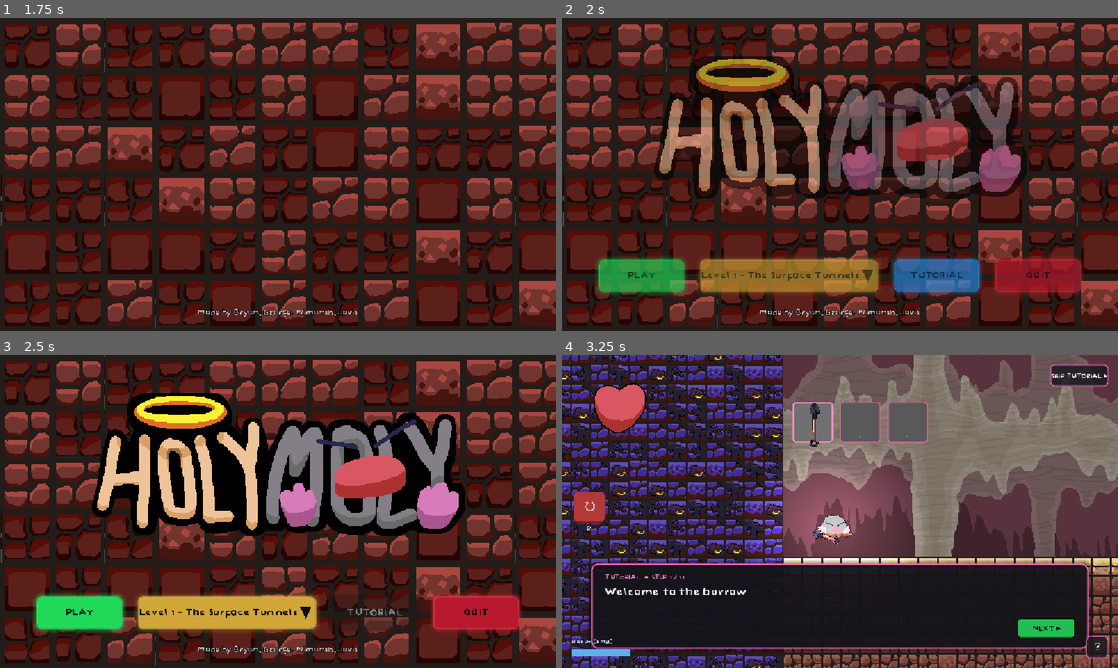
Above: before the commit, frames 1-4 (two rows, left to right).
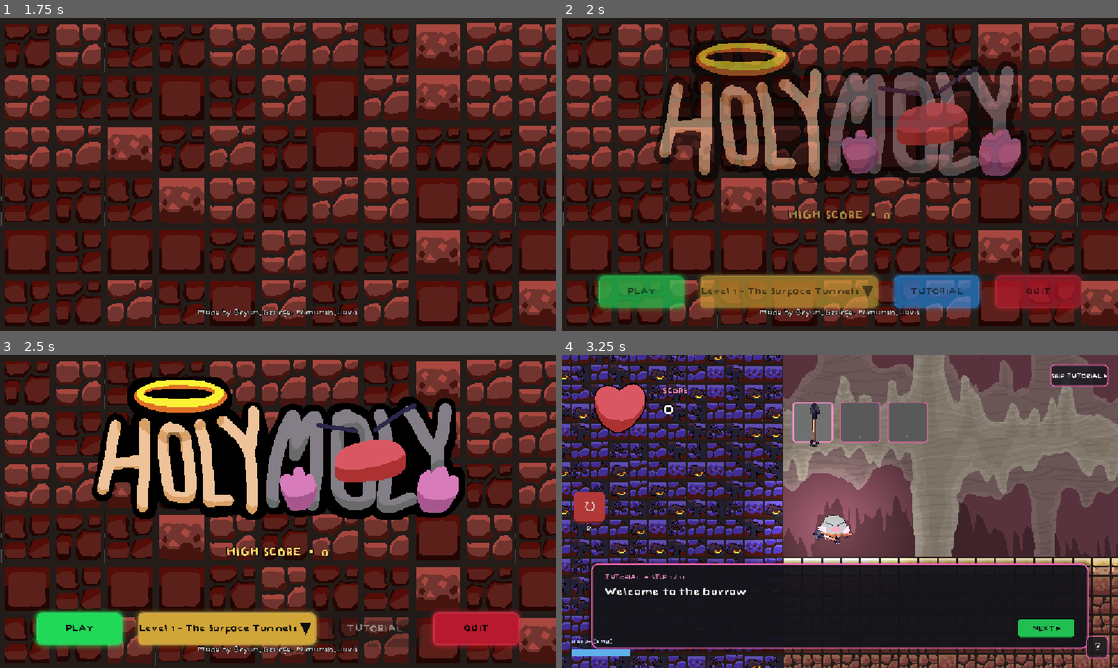
Above: after the commit, the same moments.

Repository: Geofoods/Holy-Moly
Game: Godot game, scene res://scenes/intro.tscn
Two runs of this game, one before a commit and one after it. Both use one fixed random seed, a clock stepped at 60 frames per second and the inputs below. Sound files missing from this copy of the repository are replaced by a short silence.
Inputs (mouse positions are in pixels of both pictures, inside the frame that each line leads up to):
- Up to frame 1 (1.75 s): tap Enter (ui_accept) at 0.5, 0.77, 1.52 s; move the mouse to (400, 158) at 0.52 s; hold Right (ui_right) 0.53-1.28 s; tap E at 0.6 s; click (400, 158) at 0.67 s; move the mouse to (166, 190) at 1.27 s; hold Down (ui_down) from 1.28 s (still down); tap P at 1.35 s; click (166, 190) at 1.42 s
- Up to frame 2 (2 s): keep holding Down (ui_down)
- Up to frame 3 (2.5 s): release Down (ui_down) at 2 s; click "TUTORIAL" at 2 s
- Up to frame 4 (3.25 s): click "PLAY" at 2.75 s

Frame 1 is identical in both runs. In frame 2, 25% of the frame differs, in the area x 6-94%, y 7-94%; in frame 3, 27%, in the area x 5-94%, y 7-94%; in frame 4, 0.2%.

Commit message:
Added scoring

Diff:
--- a/project.godot
+++ b/project.godot
@@ -24,6 +24,7 @@
 Bestiary="*res://scripts/bestiary_data.gd"
 LevelData="*res://scripts/level_data.gd"
 ComboManager="*res://scripts/combo_manager.gd"
+ScoreManager="*res://scripts/score_manager.gd"
 LevelMusic="*res://scripts/level_music.gd"
 
 [display]
--- a/scripts/bat_enemy.gd
+++ b/scripts/bat_enemy.gd
@@ -86,6 +86,7 @@
 func die() -> void:
 	SFX.play("enemy_death", global_position)
 	ComboManager.increment()
+	ScoreManager.add_kill(1, global_position)
 	set_physics_process(false)
 	hitbox.set_deferred("monitoring", false)
 	hurtbox.set_deferred("monitorable", false)
--- a/scripts/beetle_enemy.gd
+++ b/scripts/beetle_enemy.gd
@@ -240,6 +240,7 @@
 	visual.offset = Vector2.ZERO
 	SFX.play("enemy_death", global_position)
 	ComboManager.increment()
+	ScoreManager.add_kill(2, global_position)
 	set_physics_process(false)
 	hurtbox.set_deferred("monitorable", false)
 
--- a/scripts/boss.gd
+++ b/scripts/boss.gd
@@ -352,6 +352,7 @@
 
 func die() -> void:
 	ComboManager.increment()
+	ScoreManager.add_kill(20, global_position)
 	set_physics_process(false)
 	hurtbox.set_deferred("monitorable", false)
 	var tw := create_tween()
--- a/scripts/combo_manager.gd
+++ b/scripts/combo_manager.gd
@@ -74,7 +74,7 @@
 
 func _update_label() -> void:
 	var time_left := int(ceil(combo_timer))
-	_label.text = "COMBO x%d\n%ds" % [combo, time_left]
+	_label.text = "COMBO ×%d\n×%d SCORE  ·  %ds" % [combo, maxi(1, combo), time_left]
 
 func _get_combo_color() -> Color:
 	if combo >= 10:
--- a/scripts/enemy.gd
+++ b/scripts/enemy.gd
@@ -161,6 +161,7 @@
 	died.emit()
 	SFX.play("enemy_death", global_position)
 	ComboManager.increment()
+	ScoreManager.add_kill(1, global_position)
 	set_physics_process(false)
 	hitbox.set_deferred("monitoring", false)
 	hurtbox.set_deferred("monitorable", false)
--- a/scripts/game_over.gd
+++ b/scripts/game_over.gd
@@ -17,8 +17,39 @@
 	vbox.scale = Vector2(0.85, 0.85)
 	vbox.call_deferred("set", "pivot_offset", vbox.size / 2.0)
 	_set_buttons_enabled(false)
+	ScoreManager.finalize()
+	_add_score_display(vbox)
 
 	animate_game_over()
+
+func _add_score_display(vbox: VBoxContainer) -> void:
+	var font := load("res://Baby Doll.otf") as Font
+	var box := VBoxContainer.new()
+	box.alignment = BoxContainer.ALIGNMENT_CENTER
+	box.add_theme_constant_override("separation", 4)
+
+	var final_label := Label.new()
+	final_label.text = "FINAL SCORE:  %d" % ScoreManager.current_score
+	final_label.horizontal_alignment = HORIZONTAL_ALIGNMENT_CENTER
+	final_label.add_theme_font_override("font", font)
+	final_label.add_theme_font_size_override("font_size", 46)
+	final_label.add_theme_color_override("font_color", Color(1.0, 0.95, 0.5, 1))
+	final_label.add_theme_constant_override("outline_size", 6)
+	final_label.add_theme_color_override("font_outline_color", Color(0, 0, 0, 0.85))
+	box.add_child(final_label)
+
+	var best_label := Label.new()
+	best_label.text = "BEST:  %d" % ScoreManager.high_score
+	best_label.horizontal_alignment = HORIZONTAL_ALIGNMENT_CENTER
+	best_label.add_theme_font_override("font", font)
+	best_label.add_theme_font_size_override("font_size", 28)
+	best_label.add_theme_color_override("font_color", Color(0.95, 0.55, 0.75, 1))
+	best_label.add_theme_constant_override("outline_size", 4)
+	best_label.add_theme_color_override("font_outline_color", Color(0, 0, 0, 0.8))
+	box.add_child(best_label)
+
+	vbox.add_child(box)
+	vbox.move_child(box, 1)
 
 func animate_game_over() -> void:
 	await animate_mole_death()
@@ -97,6 +128,7 @@
 	SFX.play_ui("ui_click")
 	_fade_out_game_over_music()
 	Inventory.reset()
+	ScoreManager.start_new_run()
 	var transition := preload("res://scenes/scene_transition.tscn").instantiate()
 	get_tree().root.add_child(transition)
 	transition.change_to(Inventory.current_level_path)
--- a/scripts/goblin_enemy.gd
+++ b/scripts/goblin_enemy.gd
@@ -169,6 +169,7 @@
 	died.emit()
 	SFX.play("enemy_death", global_position)
 	ComboManager.increment()
+	ScoreManager.add_kill(2, global_position)
 	set_physics_process(false)
 	hurtbox.set_deferred("monitorable", false)
 
--- a/scripts/intro.gd
+++ b/scripts/intro.gd
@@ -39,8 +39,24 @@
 	cancel_btn.mouse_exited.connect(_on_button_unhover.bind(cancel_btn))
 
 	_setup_level_picker(level_picker)
+	_add_high_score_label()
 
 	animate_intro()
+
+func _add_high_score_label() -> void:
+	var vbox = $CenterContainer/VBoxContainer
+	var font := load("res://Baby Doll.otf") as Font
+	var label := Label.new()
+	label.name = "HighScoreLabel"
+	label.text = "HIGH SCORE  •  %d" % ScoreManager.high_score
+	label.horizontal_alignment = HORIZONTAL_ALIGNMENT_CENTER
+	label.add_theme_font_override("font", font)
+	label.add_theme_font_size_override("font_size", 30)
+	label.add_theme_color_override("font_color", Color(1.0, 0.85, 0.4, 1))
+	label.add_theme_constant_override("outline_size", 5)
+	label.add_theme_color_override("font_outline_color", Color(0, 0, 0, 0.85))
+	vbox.add_child(label)
+	vbox.move_child(label, 1)
 
 func animate_intro():
 	_intro_music = AudioStreamPlayer.new()
@@ -169,6 +185,7 @@
 	var play_btn = $CenterContainer/VBoxContainer/ButtonContainer/PlayButton
 	play_btn.disabled = true
 	Inventory.reset()
+	ScoreManager.start_new_run()
 	var picker = $CenterContainer/VBoxContainer/ButtonContainer/LevelPickerOption as OptionButton
 	var selected: int = picker.selected
 	var target := "res://scenes/main.tscn"
@@ -184,6 +201,7 @@
 	var tutorial_btn = $CenterContainer/VBoxContainer/ButtonContainer/TutorialButton
 	tutorial_btn.disabled = true
 	Inventory.reset()
+	ScoreManager.start_new_run()
 	var transition := preload("res://scenes/scene_transition.tscn").instantiate()
 	get_tree().root.add_child(transition)
 	transition.change_to("res://scenes/tutorial.tscn")
--- a/scripts/mushroom_enemy.gd
+++ b/scripts/mushroom_enemy.gd
@@ -81,6 +81,7 @@
 	fuse_active = false
 	SFX.play("explosion", global_position)
 	ComboManager.increment()
+	ScoreManager.add_kill(1, global_position)
 	_explode()
 	set_physics_process(false)
 	hurtbox.set_deferred("monitorable", false)
--- /dev/null
+++ b/scripts/score_manager.gd
@@ -0,0 +1,160 @@
+extends CanvasLayer
+
+## Global scoring system.
+##
+## Points are awarded on enemy kills, multiplied by the current combo (see
+## ComboManager). The current score is shown in a HUD during gameplay, the high
+## score is persisted to disk and survives restarts.
+
+const SAVE_PATH := "user://holy_moley_scores.cfg"
+const FONT_PATH := "res://Baby Doll.otf"
+
+var current_score := 0
+var high_score := 0
+
+var _root: Control = null
+var _value_label: Label = null
+var _pop_tween: Tween = null
+
+func _ready() -> void:
+	layer = 90
+	process_mode = Node.PROCESS_MODE_ALWAYS
+	_load_high_score()
+	_build_hud()
+
+func _process(_delta: float) -> void:
+	# The score HUD is only shown while actually playing a level (a mole exists
+	# in the scene), so it stays hidden on menus and the end screens.
+	if _root == null:
+		return
+	var in_game := get_tree().get_first_node_in_group("mole") != null
+	if _root.visible != in_game:
+		_root.visible = in_game
+
+# --- Scoring API ---------------------------------------------------------
+
+## Combo count doubles as the score multiplier (min 1x).
+func get_multiplier() -> int:
+	return maxi(1, ComboManager.combo)
+
+## Award points for a kill worth `base`, scaled by the current combo multiplier.
+## Pass the enemy's global position to spawn a floating "+points" popup.
+func add_kill(base: int, world_pos = null) -> void:
+	var mult := get_multiplier()
+	var gained := base * mult
+	current_score += gained
+	_update_label()
+	_pop_value_label()
+	if current_score > high_score:
+		high_score = current_score
+		_save_high_score()
+	if world_pos != null:
+		_spawn_popup(gained, mult, world_pos)
+
+## Start a fresh run (called when a new game begins from a menu/end screen).
+func start_new_run() -> void:
+	current_score = 0
+	_update_label()
+
+## Make sure the best score is stored (safe to call on end screens).
+func finalize() -> void:
+	if current_score > high_score:
+		high_score = current_score
+	_save_high_score()
+
+# --- Persistence ---------------------------------------------------------
+
+func _load_high_score() -> void:
+	var cfg := ConfigFile.new()
+	if cfg.load(SAVE_PATH) == OK:
+		high_score = int(cfg.get_value("score", "high_score", 0))
+
+func _save_high_score() -> void:
+	var cfg := ConfigFile.new()
+	cfg.set_value("score", "high_score", high_score)
+	cfg.save(SAVE_PATH)
+
+# --- HUD -----------------------------------------------------------------
+
+func _build_hud() -> void:
+	var font := load(FONT_PATH) as Font
+
+	_root = Control.new()
+	_root.name = "ScoreHUD"
+	_root.mouse_filter = Control.MOUSE_FILTER_IGNORE
+	_root.position = Vector2(210, 66)
+	_root.visible = false
+	add_child(_root)
+
+	var caption := Label.new()
+	caption.text = "SCORE"
+	caption.add_theme_font_override("font", font)
+	caption.add_theme_font_size_override("font_size", 20)
+	caption.add_theme_color_override("font_color", Color(0.95, 0.55, 0.75, 1))
+	caption.add_theme_constant_override("outline_size", 4)
+	caption.add_theme_color_override("font_outline_color", Color(0, 0, 0, 0.8))
+	_root.add_child(caption)
+
+	_value_label = Label.new()
+	_value_label.position = Vector2(0, 22)
+	_value_label.pivot_offset = Vector2(4, 34)
+	_value_label.add_theme_font_override("font", font)
+	_value_label.add_theme_font_size_override("font_size", 48)
+	_value_label.add_theme_color_override("font_color", Color.WHITE)
+	_value_label.add_theme_constant_override("outline_size", 6)
+	_value_label.add_theme_color_override("font_outline_color", Color(0, 0, 0, 0.85))
+	_root.add_child(_value_label)
+
+	_update_label()
+
+func _update_label() -> void:
+	if _value_label:
+		_value_label.text = str(current_score)
+
+func _pop_value_label() -> void:
+	if _value_label == null:
+		return
+	if _pop_tween and _pop_tween.is_valid():
+		_pop_tween.kill()
+	_value_label.scale = Vector2(1.25, 1.25)
+	_pop_tween = create_tween()
+	_pop_tween.tween_property(_value_label, "scale", Vector2.ONE, 0.22).set_trans(Tween.TRANS_BACK).set_ease(Tween.EASE_OUT)
+
+func _spawn_popup(amount: int, mult: int, world_pos: Vector2) -> void:
+	var scene := get_tree().current_scene
+	if scene == null:
+		return
+	var font := load(FONT_PATH) as Font
+
+	var lbl := Label.new()
+	if mult > 1:
+		lbl.text = "+%d  ×%d" % [amount, mult]
+	else:
+		lbl.text = "+%d" % amount
+	lbl.z_index = 200
+	lbl.position = world_pos + Vector2(-24, -70)
+	lbl.add_theme_font_override("font", font)
+	lbl.add_theme_font_size_override("font_size", 30 + mini(mult, 6) * 4)
+	lbl.add_theme_color_override("font_color", _multiplier_color(mult))
+	lbl.add_theme_constant_override("outline_size", 6)
+	lbl.add_theme_color_override("font_outline_color", Color(0, 0, 0, 0.85))
+	scene.add_child(lbl)
+
+	var tween := create_tween()
+	tween.set_parallel(true)
+	tween.tween_property(lbl, "position:y", lbl.position.y - 80.0, 0.75).set_trans(Tween.TRANS_QUAD).set_ease(Tween.EASE_OUT)
+	tween.tween_property(lbl, "modulate:a", 0.0, 0.75).set_ease(Tween.EASE_IN)
+	tween.chain().tween_callback(lbl.queue_free)
+
+func _multiplier_color(mult: int) -> Color:
+	if mult >= 10:
+		return Color(1.0, 0.2, 0.9)
+	elif mult >= 7:
+		return Color(1.0, 0.25, 0.25)
+	elif mult >= 5:
+		return Color(1.0, 0.55, 0.1)
+	elif mult >= 3:
+		return Color(1.0, 0.9, 0.2)
+	elif mult >= 2:
+		return Color(0.5, 1.0, 0.5)
+	return Color.WHITE
--- a/scripts/slime_enemy.gd
+++ b/scripts/slime_enemy.gd
@@ -122,6 +122,7 @@
 func die() -> void:
 	SFX.play("enemy_death", global_position)
 	ComboManager.increment()
+	ScoreManager.add_kill(1, global_position)
 	set_physics_process(false)
 	hurtbox.set_deferred("monitorable", false)
 
--- a/scripts/tutorial_manager.gd
+++ b/scripts/tutorial_manager.gd
@@ -164,6 +164,7 @@
 	transition.change_to("res://scenes/intro.tscn")
 
 func _on_play_now_pressed() -> void:
+	ScoreManager.start_new_run()
 	var transition := preload("res://scenes/scene_transition.tscn").instantiate()
 	get_tree().root.add_child(transition)
 	transition.change_to("res://scenes/main.tscn")
--- a/scripts/win_screen.gd
+++ b/scripts/win_screen.gd
@@ -9,8 +9,39 @@
 	vbox.scale = Vector2(0.85, 0.85)
 	vbox.call_deferred("set", "pivot_offset", vbox.size / 2.0)
 	_set_buttons_enabled(false)
+	ScoreManager.finalize()
+	_add_score_display(vbox)
 	_spawn_confetti()
 	animate_win()
+
+func _add_score_display(vbox: VBoxContainer) -> void:
+	var font := load("res://Baby Doll.otf") as Font
+	var box := VBoxContainer.new()
+	box.alignment = BoxContainer.ALIGNMENT_CENTER
+	box.add_theme_constant_override("separation", 4)
+
+	var final_label := Label.new()
+	final_label.text = "FINAL SCORE:  %d" % ScoreManager.current_score
+	final_label.horizontal_alignment = HORIZONTAL_ALIGNMENT_CENTER
+	final_label.add_theme_font_override("font", font)
+	final_label.add_theme_font_size_override("font_size", 46)
+	final_label.add_theme_color_override("font_color", Color(1.0, 0.95, 0.5, 1))
+	final_label.add_theme_constant_override("outline_size", 6)
+	final_label.add_theme_color_override("font_outline_color", Color(0, 0, 0, 0.85))
+	box.add_child(final_label)
+
+	var best_label := Label.new()
+	best_label.text = "BEST:  %d" % ScoreManager.high_score
+	best_label.horizontal_alignment = HORIZONTAL_ALIGNMENT_CENTER
+	best_label.add_theme_font_override("font", font)
+	best_label.add_theme_font_size_override("font_size", 28)
+	best_label.add_theme_color_override("font_color", Color(0.95, 0.55, 0.75, 1))
+	best_label.add_theme_constant_override("outline_size", 4)
+	best_label.add_theme_color_override("font_outline_color", Color(0, 0, 0, 0.8))
+	box.add_child(best_label)
+
+	vbox.add_child(box)
+	vbox.move_child(box, 0)
 
 func _spawn_confetti() -> void:
 	var viewport_size: Vector2 = get_viewport_rect().size
@@ -58,6 +89,7 @@
 
 func _on_main_menu_pressed():
 	SFX.play_ui("ui_click")
+	ScoreManager.start_new_run()
 	var transition := preload("res://scenes/scene_transition.tscn").instantiate()
 	get_tree().root.add_child(transition)
 	transition.change_to("res://scenes/main.tscn")
--- a/scripts/worm_enemy.gd
+++ b/scripts/worm_enemy.gd
@@ -112,6 +112,7 @@
 func die() -> void:
 	SFX.play("enemy_death", global_position)
 	ComboManager.increment()
+	ScoreManager.add_kill(1, global_position)
 	set_physics_process(false)
 	hitbox.set_deferred("monitoring", false)
 	hurtbox.set_deferred("monitorable", false)
